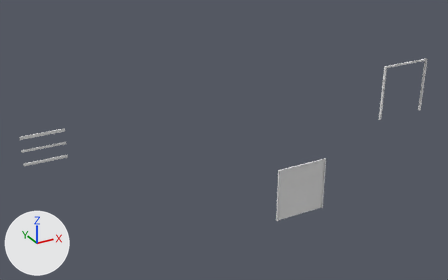
One commit to the Blender file generator/Roletowa/roletowa7.blend: the scene before it, then after it.
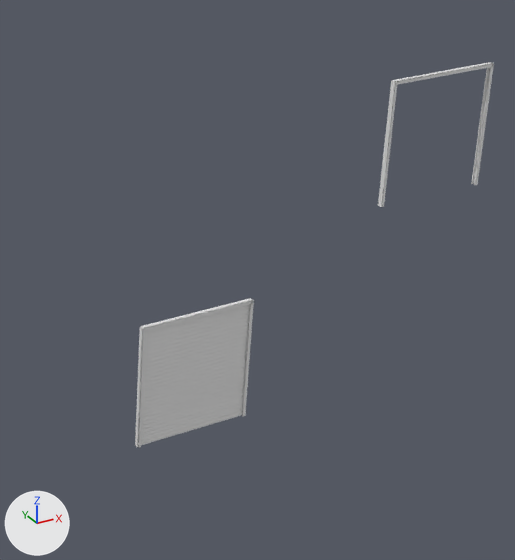
Each version appears first whole from a 50 mm lens placed at (-13.96, -18.66, 13.56), pointed at (-3.2, 0.91, 3.78), and next in a close-up on the part from 49% to 97% of the width and 12% to 96% of the height. Arrows for +X, +Y and +Z are at lower left; the lights stay in place.

The first close-up shows 'brama-koniec', 'szyny', 'szyny-na-brame'.
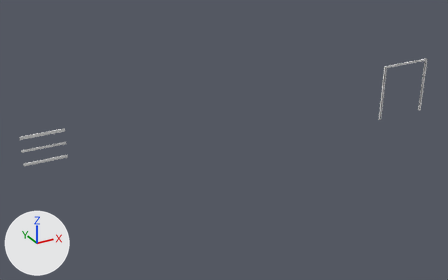
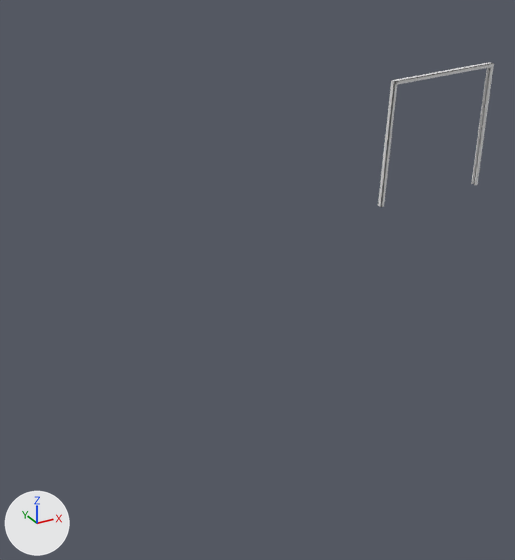
Diff of the bpy script that builds the scene:
```diff
--- a/generator/Roletowa/roletowa7.blend.py
+++ b/generator/Roletowa/roletowa7.blend.py
@@ ob_brama_koniec @@
-ob_brama_koniec = bpy.data.objects.new('brama-koniec', me_cube_004)
-ob_brama_koniec.location = (0.0, 0.0, 1.17)
-ob_brama_koniec.scale = (1.17, 0.00622, 0.0385)
@@ ob_szyny @@
-ob_szyny = bpy.data.objects.new('szyny', me_cube_077)
-ob_szyny.location = (0.0, 0.0, 1.17)
-ob_szyny.scale = (0.978, 1.0, 0.978)
```

Changed parts and their boxes [x1, y1, x2, y2] in the close-ups (515 x 560 px):
'brama-koniec', deleted: before [141, 304, 250, 445]
'szyny', deleted: before [135, 298, 254, 448]
